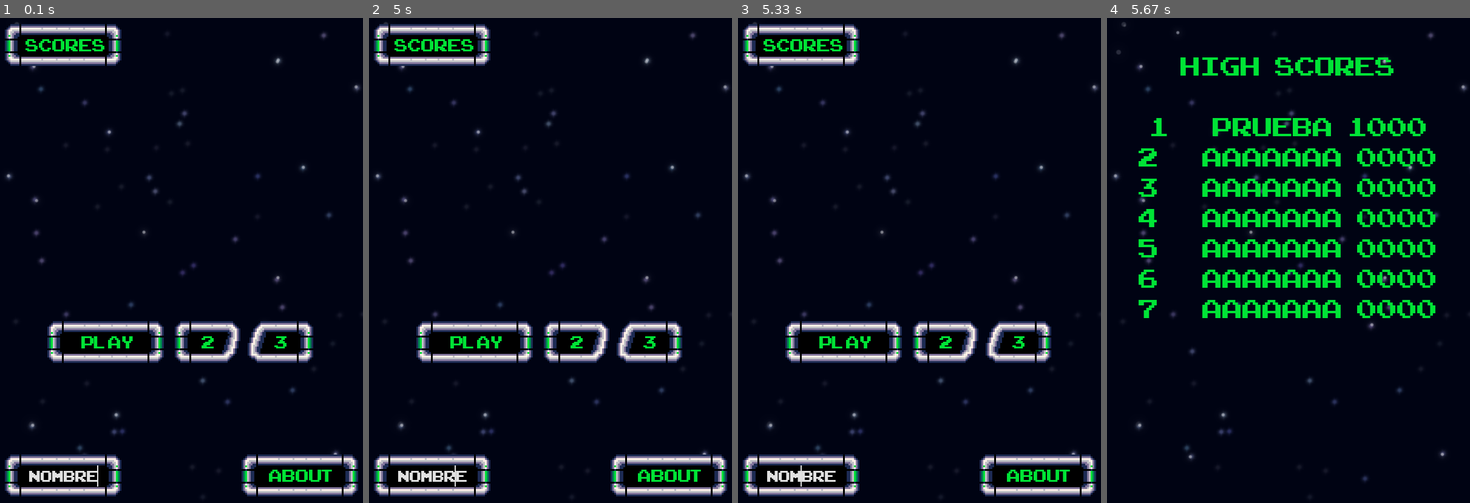
Above: before the commit, frames 1-4 (left to right).
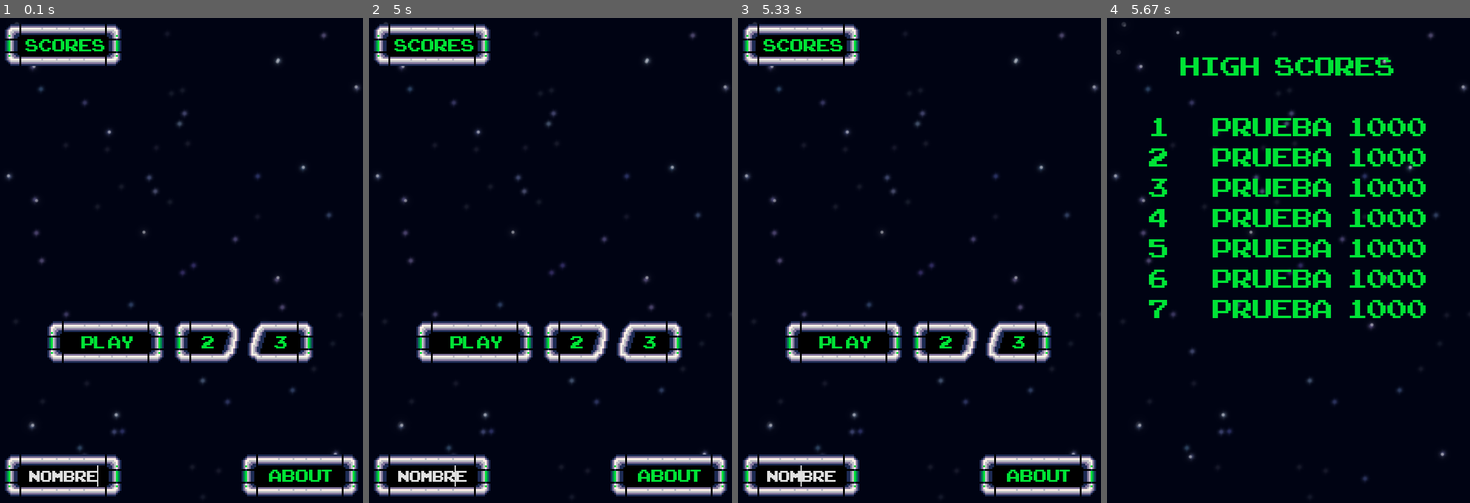
Above: after the commit, the same moments.

Repository: Adriel23456/Proyecto2-Taller-Adriel-Daniel
Game: pygame game, started from STAR LIGHT RUNNER/STAR LIGHT RUNNER.py
The game is run twice, just before and just after one commit, with the same random seed, the same clock (stepped at 60 frames per second) and the same inputs.
Inputs (mouse positions are in pixels of both pictures, inside the frame that each line leads up to):
- Up to frame 1 (0.1 s): no input
- Up to frame 2 (5 s): click "3" at 0.38 s; hold Right 0.67-1.13 s; move the mouse to (535, 279) at 0.7 s; hold Up 1.22-1.52 s; hold Right 1.55-2.02 s; hold Left 2.05-2.58 s; hold Down 2.62-2.92 s; hold Left 2.95-3.35 s; hold Up 3.38-3.75 s; hold Right 3.78-4.42 s; hold Left from 4.85 s (still down)
- Up to frame 3 (5.33 s): release Left at 5.32 s
- Up to frame 4 (5.67 s): click "scores" at 5.4 s

Frames 1-3 are identical in both runs. In frame 4, 8.8% of the frame differs, in the area x 8-91%, y 26-62%.

Commit message:
Intento de Puntuaciones 1

Diff:
--- a/STAR LIGHT RUNNER/STAR LIGHT RUNNER.py
+++ b/STAR LIGHT RUNNER/STAR LIGHT RUNNER.py
@@ -70,6 +70,26 @@
         HIT_SOUND.set_volume(0.2)
         jugador.vida -= 1
         #puntuacion -= 1
+
+#Aqui se define la aplicacion de la funcion que va a acomodar las puntuaciones
+def scores(Points, player_name, num, lista):
+    if num == 13:
+        if Points > int(lista[num]):
+            lista[num-1] = "{}\n".format(player_name)
+            lista[num] = "{}\n".format(Points)
+            return lista
+        else:
+            return lista
+    else:
+        if Points > int(lista[num]):
+            nombre_anterior = lista[num-1]
+            nombre_anterior = nombre_anterior.rstrip()
+            score_anterior = int(lista[num])
+            lista[num-1] = "{}\n".format(player_name)
+            lista[num] = "{}\n".format(Points)
+            return scores(score_anterior, nombre_anterior, num+2, lista)
+        else:
+            return scores(Points, player_name, num+2, lista)
 
 class jugador(pygame.sprite.Sprite):
     def __init__(self):
@@ -318,28 +338,10 @@
         draw_text(ventana, "High   Scores", 60, 300, 50)
         with open("high_scores.txt", "r") as high_scores:
             lista = high_scores.readlines()
-        #Aqui se define la aplicacion de la funcion que va a acomodar las puntuaciones
-            def scores(Points, player_name, num, lista):
-                if num == 9:
-                    if Points > int(lista[num]):
-                        lista[num-1] = "{}\n".format(player_name)
-                        lista[num] = "{}\n".format(Points)
-                        return lista
-                    else:
-                        return lista
-                else:
-                    if Points > int(lista[num]):
-                        nombre_anterior = lista[num-1]
-                        nombre_anterior = nombre_anterior.rstrip()
-                        score_anterior = int(lista[num])
-                        lista[num-1] = "{}\n".format(player_name)
-                        lista[num] = "{}\n".format(Points)
-                        return scores(score_anterior, nombre_anterior, num+2, lista)
-                    else:
-                        return scores(Points, player_name, num+2, lista)
+            #APLICA ESTA FUNCION DE FORMA INFINITA COSA QUE ME GENERA CANCER MENTAL
             scores(1000, "PRUEBA", 1, lista)
         #Esta es la funcion para escribir en el archivo el nuevo score
-        with open("high_scores1.txt", "w") as high_scores:
+        with open("high_scores.txt", "w") as high_scores:
             high_scores.writelines(lista)
             draw_text(ventana, "1         {}   {}".format(lista[0].rstrip(), lista[1].rstrip()), 60, 300, 150)
             draw_text(ventana, "2         {}   {}".format(lista[2].rstrip(), lista[3].rstrip()), 60, 300, 200)
--- a/STAR LIGHT RUNNER/high_scores.txt
+++ b/STAR LIGHT RUNNER/high_scores.txt
@@ -1,14 +1,14 @@
-AAAAAAA
-0000
-AAAAAAA
-0000
-AAAAAAA
-0000
-AAAAAAA
-0000
-AAAAAAA
-0000
-AAAAAAA
-0000
-AAAAAAA
-0000
+PRUEBA
+1000
+PRUEBA
+1000
+PRUEBA
+1000
+PRUEBA
+1000
+PRUEBA
+1000
+PRUEBA
+1000
+PRUEBA
+1000
--- a/STAR LIGHT RUNNER/high_scores1.txt
+++ /dev/null
@@ -1,14 +0,0 @@
-PRUEBA
-1000
-AAAAAAA
-0000
-AAAAAAA
-0000
-AAAAAAA
-0000
-AAAAAAA
-0000
-AAAAAAA
-0000
-AAAAAAA
-0000
